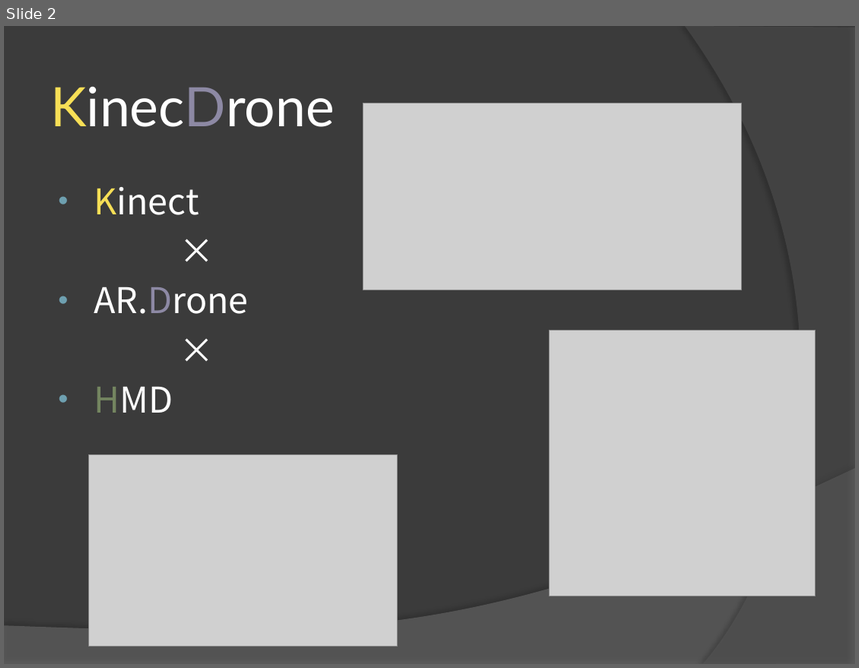
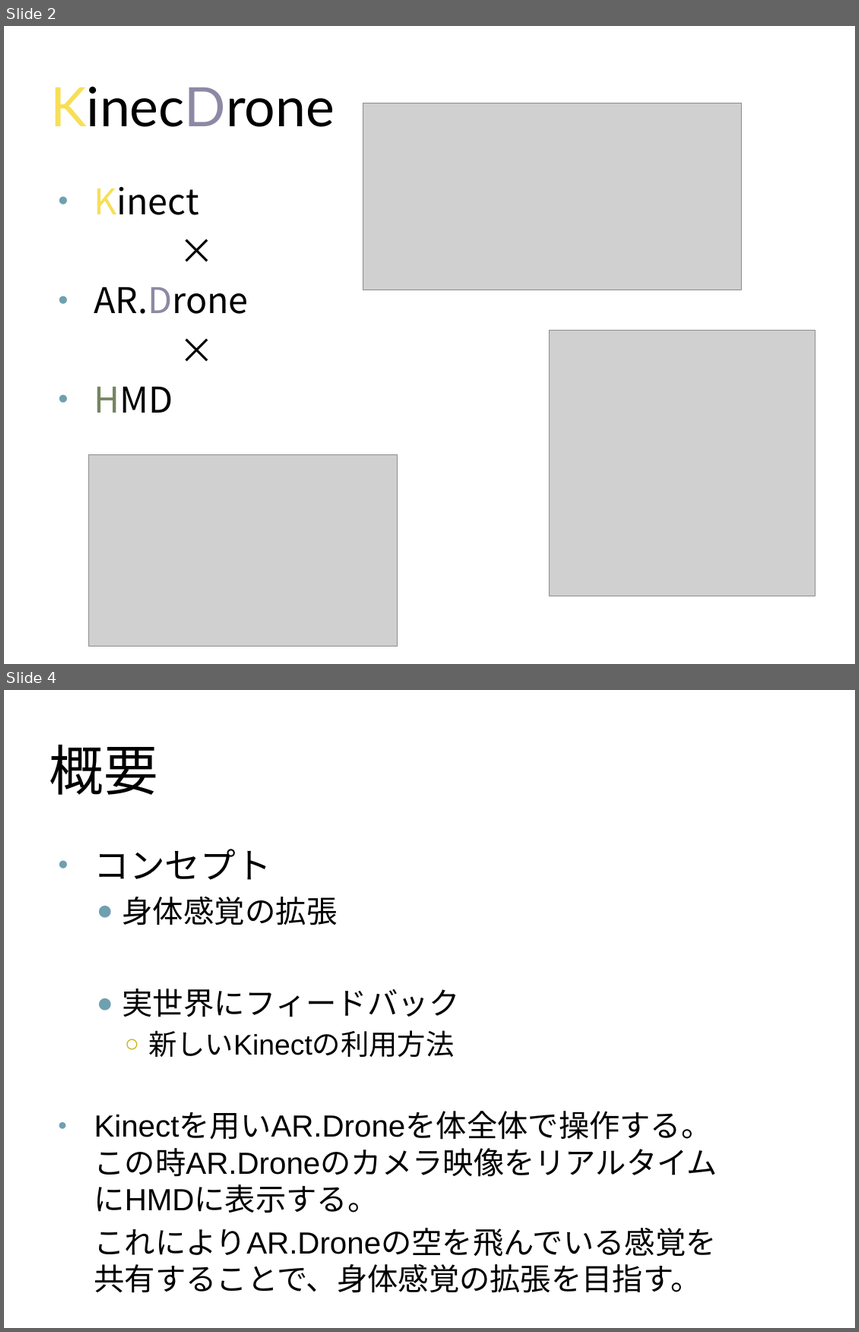
Before and after one commit to Kender09/dcl.apple, a slide deck: KinecDrone2.pptx. Shown one above the other, each under a label of ours: slide 2 before the commit, slides 2 and 4 after it; the slides between them are not shown. The pictures are 859x668 and 859x1332 pixels, drawn with LibreOffice and Linux fonts; fonts in the diff are those of the drawing; grey boxes stand for pictures. Boxes give left, top, right and bottom in pixels: in the first picture for what was removed or moved away, otherwise in the second. Text is boxed around its words. In the diff, an @@ line names an element or a change of style, - is before the commit and + after.

```diff
--- a/KinecDrone2.pptx
+++ b/KinecDrone2.pptx
@@ slide 4 added at (4,690,855,1328), background #FFFFFF @@
@@ title added at (50,745,158,795), 46 pt, text #000000 @@
+概要
@@ text added at (94,849,718,1293), 25.9 pt, text #000000 @@
+• コンセプト
+  ● 身体感覚の拡張
+  ● 実世界にフィードバック
+    ○ 新しいKinectの利用方法
+• Kinectを用いAR.Droneを体全体で操作する。この時AR.Droneのカメラ映像をリアルタイムにHMDに表示する。
+これによりAR.Droneの空を飛んでいる感覚を共有することで、身体感覚の拡張を目指す。
@@ slide 2 changed as well @@
@@ background #3B3B3B to #FFFFFF @@
@@ freeform shape removed at (685,26,855,664) @@
@@ title "KinecDrone" at (51,86,335,127): text colour #FFFFFF to #000000 in "KinecDrone" @@
@@ text "Kinect" at (94,187,249,413): text colour #FFFFFF to #000000 in "Kinect", "×", "AR.Drone", "×" and 1 more places @@
@@ freeform shape removed at (4,468,855,664) @@
```
Also in this commit, not shown: 1 other slide changed, 5 other slides added, 1 slide removed, 5 other files.
